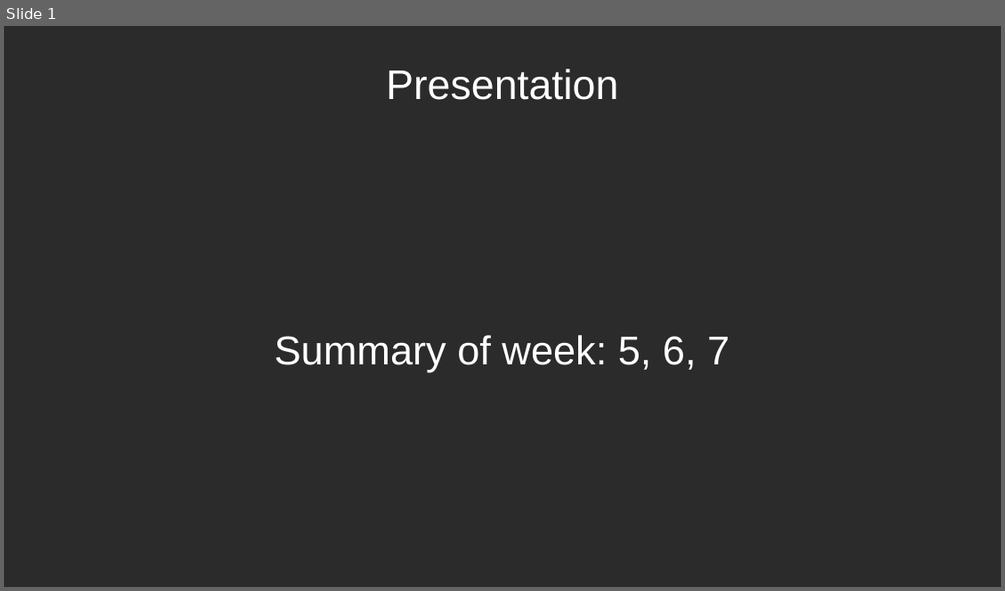
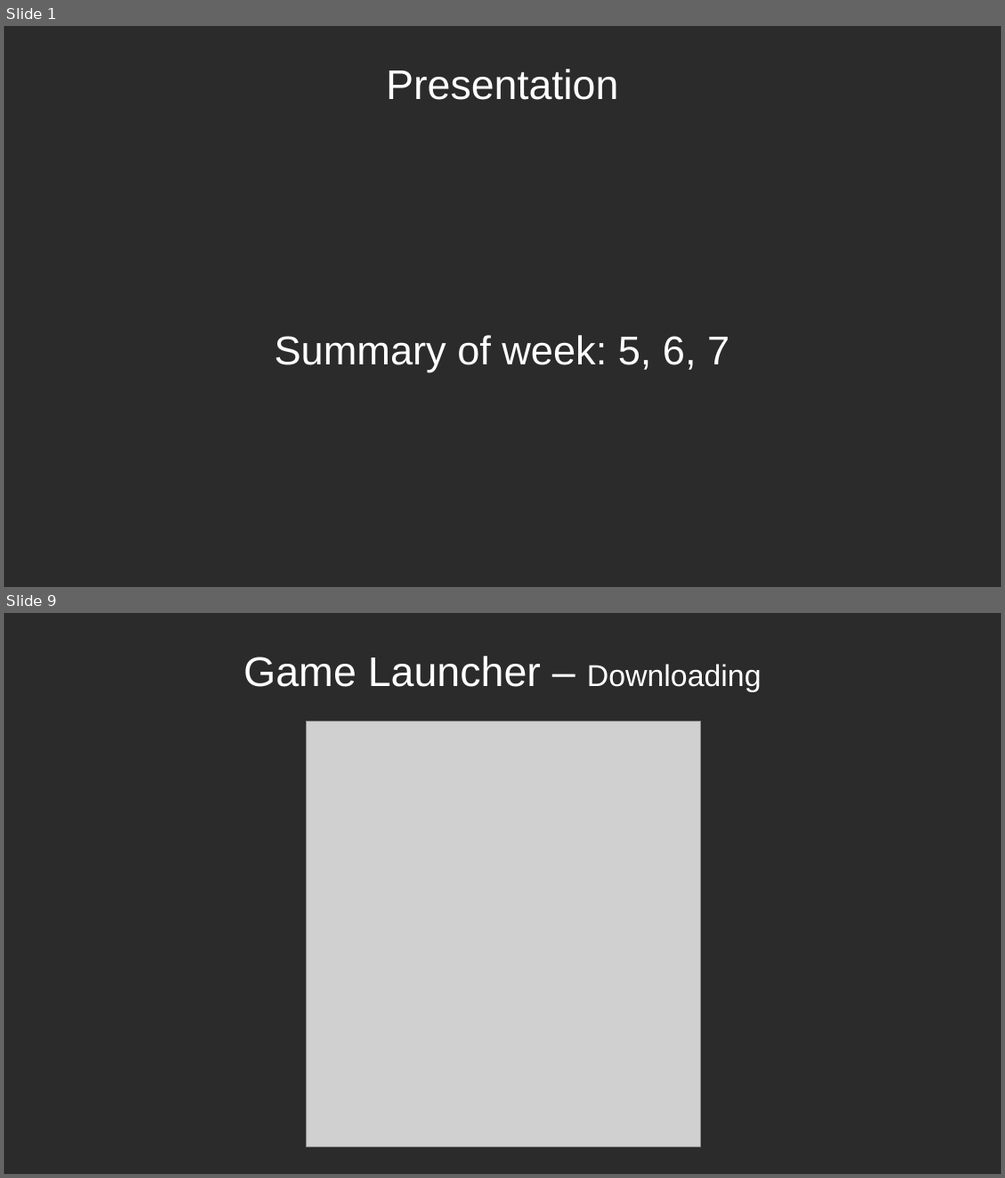
Before and after one commit to itzwolly/CardGameX, a slide deck: Presentation/Presentation_week-5-6-7.pptx. Shown one above the other, each under a label of ours: slide 1 before the commit, slides 1 and 9 after it; the slides between them are not shown. The pictures are 1005x591 and 1005x1178 pixels, drawn with LibreOffice and Linux fonts; fonts in the diff are those of the drawing; grey boxes stand for pictures; background and template pictures are left out; a plain dark background stands for a picture behind light text. Boxes give left, top, right and bottom in pixels: in the first picture for what was removed or moved away, otherwise in the second. Text is boxed around its words. In the diff, an @@ line names an element or a change of style, - is before the commit and + after.

```diff
--- a/Presentation/Presentation_week-5-6-7.pptx
+++ b/Presentation/Presentation_week-5-6-7.pptx
@@ slide 9 added at (x1=4, y1=613, x2=1001, y2=1174), background picture (left out) @@
@@ text added at (x1=243, y1=656, x2=761, y2=692), 33 pt, text #FFFFFF @@
+Game Launcher – Downloading
@@ picture added at (x1=306, y1=722, x2=701, y2=1147) @@
```
Also in this commit, not shown: 7 slides changed, 3 other slides added.
